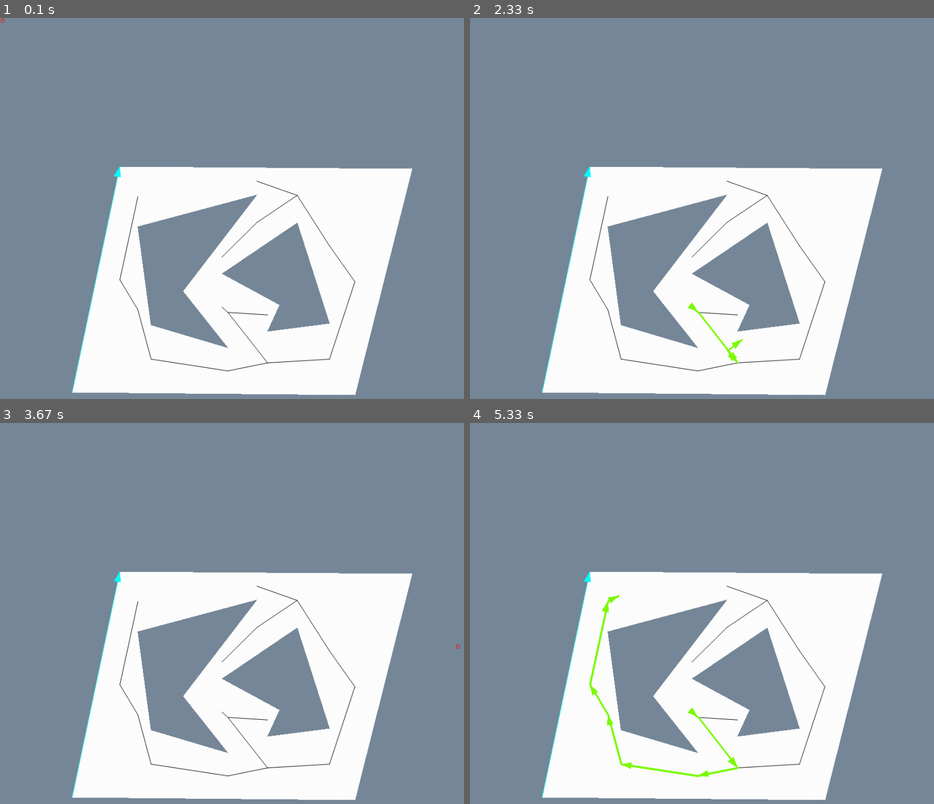
Above: before the commit, frames 1-4 (two rows, left to right).
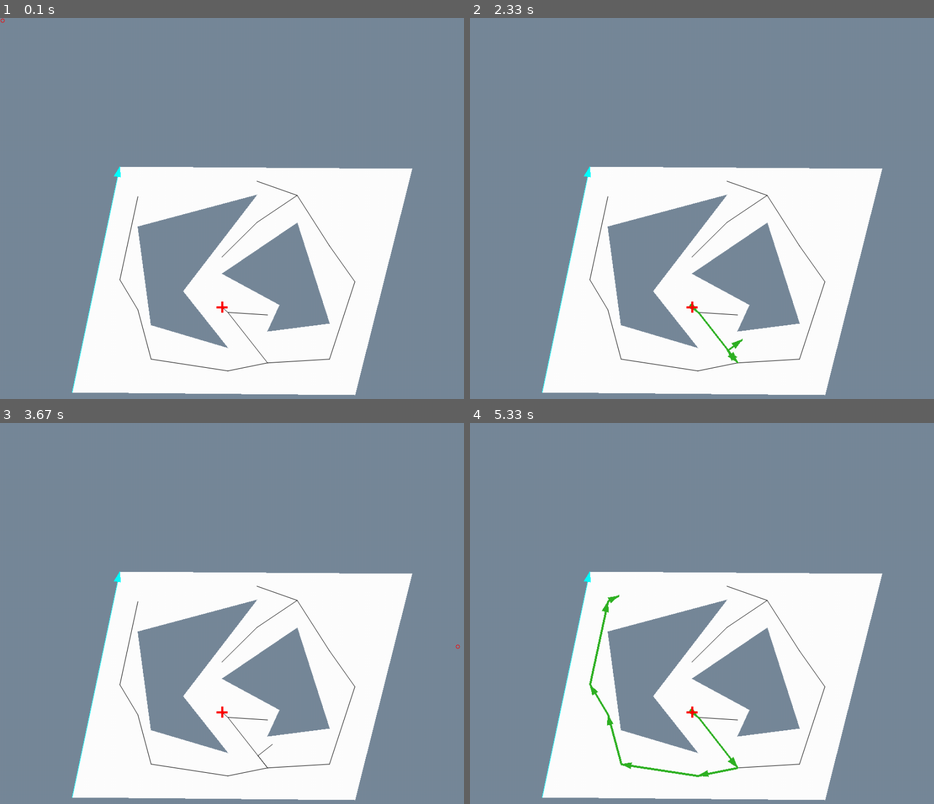
Above: after the commit, the same moments.

Repository: DoYouEvenStackSmash/planning-algorithms-exercises
Game: pygame game, started from src/ch6/vertical-cell-decomposition/vcd.py
Same seed, same stepped clock (60 frames per second), same inputs: the game is played once before the commit and once after it.
Inputs (mouse positions are in pixels of both pictures, inside the frame that each line leads up to):
- Up to frame 1 (0.1 s): no input
- Up to frame 2 (2.33 s): move the mouse to (715, 307) at 0.37 s; move the mouse to (609, 288) at 0.87 s; move the mouse to (813, 98) at 1.2 s; move the mouse to (743, 105) at 1.7 s; move the mouse to (743, 338) at 2.27 s
- Up to frame 3 (3.67 s): move the mouse to (399, 769) at 2.6 s; move the mouse to (403, 640) at 3.03 s; move the mouse to (459, 647) at 3.43 s
- Up to frame 4 (5.33 s): move the mouse to (920, 792) at 4.1 s; move the mouse to (757, 666) at 4.5 s; move the mouse to (618, 594) at 5 s

The runs differ from the first frame. In frame 1, less than 0.1% of the frame differs, in the area x 46-50%, y 74-78%; in frame 2, 0.2%; in frame 3, less than 0.1%; in frame 4, 0.6%, in the area x 25-58%, y 45-93%.

Commit message:
cleaned up variable names

Diff:
--- a/src/ch6/vertical-cell-decomposition/goal_search.py
+++ b/src/ch6/vertical-cell-decomposition/goal_search.py
@@ -1,5 +1,6 @@
 #!/usr/bin/python3
 from vcd import *
+
 def edge_region_test(edge, pt):
   a,b,c = cart2complex(pt,edge[0]),cart2complex(pt, edge[1]),cart2complex(edge[1],edge[0])
   if abs(np.angle(a / c)) < np.pi/2 and abs(np.angle(b / (c * np.exp(1j*np.pi)))) < np.pi / 2:
@@ -21,63 +22,62 @@
   npt = complex2cart(norm(c) * d,edge[0])
   return npt
 
-def get_nearest_vertex(ol, vpt_list, pt):
+def get_nearest_vertex(obstacle_list, vpt_list, pt):
 
-  vl = []
+  vertex_list = []
   vset = set()
-  for i,x in enumerate(vpt_list):
-    a = x
-    if a not in vset:
-      vl.append((mfn.euclidean_dist(a,pt),a,i))
-      vset.add(a)
+  for i,v in enumerate(vpt_list):
+    if v not in vset:
+      vertex_list.append((mfn.euclidean_dist(v,pt),v,i))
+      vset.add(v)
 
   sortkey = lambda e : e[0]
-  vl = sorted(vl,key=sortkey)
-  vc = 0
-  while vc < len(vl):
-    if not check_valid(ol, pt, vl[vc][1]):
-      vc += 1
+  vertex_list = sorted(vertex_list,key=sortkey)
+  vtx_idx = 0
+  while vtx_idx < len(vertex_list):
+    if not check_valid(obstacle_list, pt, vertex_list[vtx_idx][1]):
+      vtx_idx += 1
     else:
-      return vl[vc][1]
+      return vertex_list[vtx_idx][1]
 
-def get_nearest(ol, edge_list, pt,offt=0):
-  el = []
-  vl = []
+def get_nearest(obstacle_list, edges, pt,offt=0):
+  edge_list = []
+  vertex_list = []
   vset = set()
-  for i,x in enumerate(edge_list):
+  for i,x in enumerate(edges):
     a,b = x[0],x[1]
     if a not in vset:
-      vl.append((mfn.euclidean_dist(a,pt),a,i))
+      vertex_list.append((mfn.euclidean_dist(a,pt),a,i))
       vset.add(a)
     if b not in vset:
-      vl.append((mfn.euclidean_dist(b,pt),b,i))
+      vertex_list.append((mfn.euclidean_dist(b,pt),b,i))
       vset.add(b)
     if edge_region_test((a,b), pt):
-      el.append((mfn.euclidean_dist(get_normal_pt((a,b),pt),pt),get_normal_pt((a,b),pt),i))
+      edge_list.append((mfn.euclidean_dist(get_normal_pt((a,b),pt),pt),get_normal_pt((a,b),pt),i))
   sortkey = lambda e : e[0]
 
-  el = sorted(el,key=sortkey)
-  vl = sorted(vl,key=sortkey)
+  edge_list = sorted(edge_list,key=sortkey)
+  vertex_list = sorted(vertex_list,key=sortkey)
   edist = float('Inf')
   vdist = float('Inf')
-  if len(el):
-    edist = el[0][0]
-  vdist = vl[0][0]
-  vc = 0
-  ec = 0
-  while vc < len(vl) or ec < len(el):
-    if vc < len(vl) and vl[vc][0] < edist:
-      if not check_valid(ol, pt, vl[vc][1]):
-        vc += 1
+  if len(edge_list):
+    edist = edge_list[0][0]
+  vdist = vertex_list[0][0]
+  vtx_idx = 0
+  edge_idx = 0
+  while vtx_idx < len(vertex_list) or edge_idx < len(edge_list):
+    if vtx_idx < len(vertex_list) and vertex_list[vtx_idx][0] < edist:
+      if not check_valid(obstacle_list, pt, vertex_list[vtx_idx][1]):
+        vtx_idx += 1
       else:
-        return vl[vc][1]
-    if vc < len(vl) and edist < vl[vc][0]:
-      if not check_valid(ol, pt,el[ec][1]):
-        ec += 1
+        return vertex_list[vtx_idx][1]
+    if vtx_idx < len(vertex_list) and edist < vertex_list[vtx_idx][0]:
+      if not check_valid(obstacle_list, pt,edge_list[edge_idx][1]):
+        edge_idx += 1
       else:
-        return (el[ec][1][0][0],el[ec][1][1][0])
-      if ec < len(el):
-        edist = el[ec][0]
+        return (edge_list[edge_idx][1][0][0],edge_list[edge_idx][1][1][0])
+      if edge_idx < len(edge_list):
+        edist = edge_list[edge_idx][0]
       else:
         edist = float('Inf')
 
--- a/src/ch6/vertical-cell-decomposition/graph_processing.py
+++ b/src/ch6/vertical-cell-decomposition/graph_processing.py
@@ -36,38 +36,6 @@
                 if tree_id[i] == old_id:
                     tree_id[i] = new_id
     return result
-
-
-def dijkstra(edges, start, end):
-    graph = {}
-    for edge in edges:
-        x, y, w = edge
-        if x not in graph:
-            graph[x] = {}
-        if y not in graph:
-            graph[y] = {}
-        graph[x][y] = w
-        graph[y][x] = w
-
-    heap = [(0, start, [])]
-    visited = set()
-
-    while heap:
-        (cost, current, path) = heapq.heappop(heap)
-
-        if current in visited:
-            continue
-
-        visited.add(current)
-        path = path + [(current, neighbor) for neighbor, _ in graph[current].items()]
-
-        if current == end:
-            return path
-
-        for neighbor, c in graph[current].items():
-            heapq.heappush(heap, (cost + c, neighbor, path))
-
-    return None
 
 class Vtx:
     def __init__(self):
@@ -122,7 +90,6 @@
             break
         while el[marker][0] != el[hold][1]:
             marker += 1
-
         hold = marker
         marker = marker + 1
     path.reverse()
--- a/src/ch6/vertical-cell-decomposition/vcd.py
+++ b/src/ch6/vertical-cell-decomposition/vcd.py
@@ -88,7 +88,7 @@
     return x, y
 
 
-def vertical_edge_loop(screen, dcel,VERBOSE=False):
+def vertical_cell_decomposition(screen, dcel,VERBOSE=False):
     # #
 
 
@@ -167,7 +167,6 @@
             # store the intersection point
             if curr_ep != None:
                 vpl[-1].append((v2pt(pt), curr_ep))
-                # pafn.frame_draw_cross(screen, curr_ep, pafn.colors["magenta"])
 
         # add new active edges
         if is_active(rank, vtx.get_half_edge()) and vtx.rank not in ranks:
@@ -180,8 +179,6 @@
             ranks.add(get_adj_pred(vtx).rank)
             edge_list.append(get_adj_pred(vtx).get_half_edge())
 
-        # pygame.display.update()
-
     return vpl
 
 
@@ -198,19 +195,19 @@
     pair_list = []
     for idx in range(len(vpl) - 1):
         orig_point_set = [gfn.get_midpoint(a, b) for a, b in vpl[idx]]
-
         for vl in vpl[idx + 1 :]:
             target_point_set = [gfn.get_midpoint(a, b) for a, b in vl]
-            for m1 in orig_point_set:
-                for m2 in target_point_set:
-                    theta, d = mfn.car2pol(m1, m2)
-                    if vcd.check_for_free_path(el, m1, theta, d):
-                        pair_list.append([m1, m2])
+            for midpt_1 in orig_point_set:
+                for midpt_2 in target_point_set:
+                    theta, d = mfn.car2pol(midpt_1, midpt_2)
+                    if vcd.check_for_free_path(el, midpt_1, theta, d):
+                        pair_list.append([midpt_1, midpt_2])
+
     keyval = lambda e: e[0]
     pair_list = list(set(tuple(sorted([tuple(sorted(p,key=keyval)) for p in pair_list], key=keyval))))
     pair_list = [Edge(a, b, mfn.euclidean_dist(a, b)) for (a, b) in pair_list]
     pair_list = [[e.u, e.v, e.weight] for e in kruskal(pair_list)]
-
+    pair_list = deque(pair_list)
     return pair_list
 
 def main():
@@ -220,56 +217,60 @@
 
     ID, dcel = textbook_obj()
 
-    draw_face(screen, dcel, ID)
-    pygame.display.update()
-    # time.sleep(2)
-    vpl = vertical_edge_loop(screen, dcel)
-    # pl = vpl
-    pl = refine_roadmap(dcel, vpl)
-    obstacle_set = dcel.construct_global_edge_list()
+    vpl = vertical_cell_decomposition(screen, dcel)
+    pair_list = refine_roadmap(dcel, vpl)
+
     draw_face(screen, dcel,ID)
-    draw_roadmap(screen, pl)
+    draw_roadmap(screen, pair_list)
+    # pygame.display.update()
 
     keyval = lambda e: e[0]
-    el = build_inverted_tree(pl, pl[0][0])
+    tree_list = build_inverted_tree(pair_list, pair_list[0][0])
+
     last = None
-    vpls = set()
-    for e in el:
+    vtx_pt_set = set()
+    for e in tree_list:
         for v in e:
-            vpls.add(v)
-    vol = list(vpls)
-    s,e =  pl[0][0],pl[len(pl)-1][0]
-    ol = dcel.construct_global_edge_list()
+            vtx_pt_set.add(v)
+    vol = list(vtx_pt_set)
+    start,goal =  pair_list[0][0],pair_list[len(pair_list)-1][0]
+    obstacle_space = dcel.construct_global_edge_list()
 
     while 1:
-      for event in pygame.event.get():
-        if event.type == pygame.MOUSEBUTTONDOWN:
-            sys.exit()
-        e = tuple(pygame.mouse.get_pos())
-        if e == last:
-            continue
-        last = e
+        for event in pygame.event.get():
+            if event.type == pygame.MOUSEBUTTONDOWN:
+                sys.exit()
+            goal = tuple(pygame.mouse.get_pos())
+            if goal == last:
+                continue
+            last = goal
+
         pafn.clear_frame(screen)
         draw_face(screen, dcel,ID)
 
-        pafn.frame_draw_cross(screen, s, pafn.colors["white"])
-
-        for ed in el:
-              pafn.frame_draw_line(screen, ed, pafn.colors["black"])
-        e2 = get_nearest(ol,pl,e)
-        if e2 == None:
-            pafn.frame_draw_dot(screen, e, pafn.colors["red"],True)
+        for ed in tree_list:
+            p1,p2 = ed[0],ed[1]
+            pafn.frame_draw_line(screen, (p1,p2), pafn.colors["black"])
+
+        nearest_landmark = get_nearest(obstacle_space,pair_list,goal)
+        if nearest_landmark == None:
+            pafn.frame_draw_cross(screen, start, pafn.colors["red"])
+            pafn.frame_draw_dot(screen, goal, pafn.colors["red"],True)
             pygame.display.update()
             continue
-        vpt = get_nearest_vertex(ol, vol, e2)
-        pl.append((e2, vpt))
-        pl.append((e, e2))
-        ex = build_inverted_tree(pl, s)
-        ep = get_path(ex, s, e)
-        draw_path(screen,ep,pafn.colors["lawngreen"])
-
-        pl.pop(-1)
-        pl.pop(-1)
+
+        nearest_vertex = get_nearest_vertex(obstacle_space, vol, nearest_landmark)
+        pair_list.append((nearest_landmark, nearest_vertex))
+        pair_list.append((goal, nearest_landmark))
+
+        tree_list = build_inverted_tree(pair_list, start)
+        path_to_goal = get_path(tree_list, start, goal)
+
+        pair_list.pop()
+        pair_list.pop()
+
+        draw_path(screen,path_to_goal,pafn.colors["darker-green"])
+        pafn.frame_draw_cross(screen, start, pafn.colors["red"])
         pygame.display.update()
 
 
